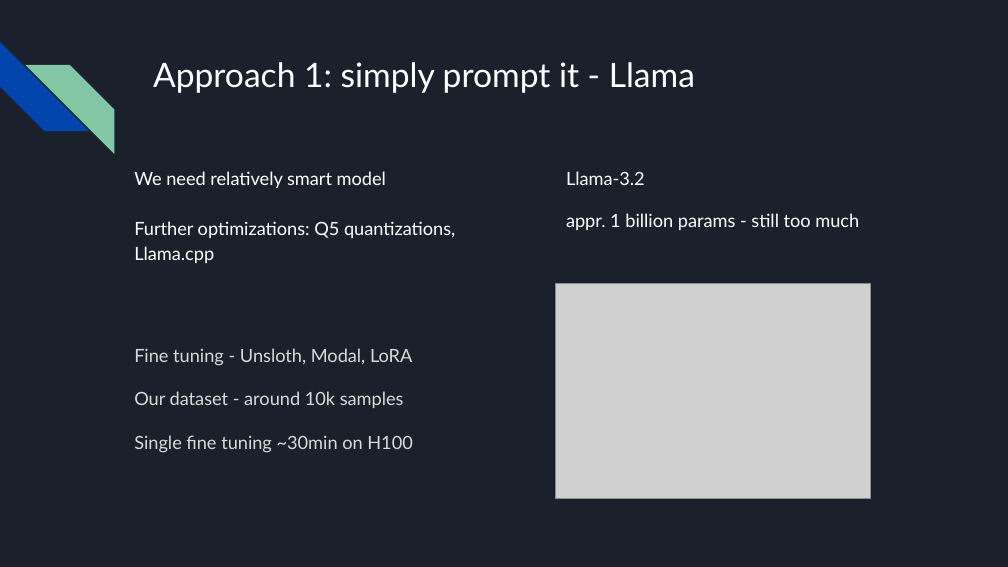
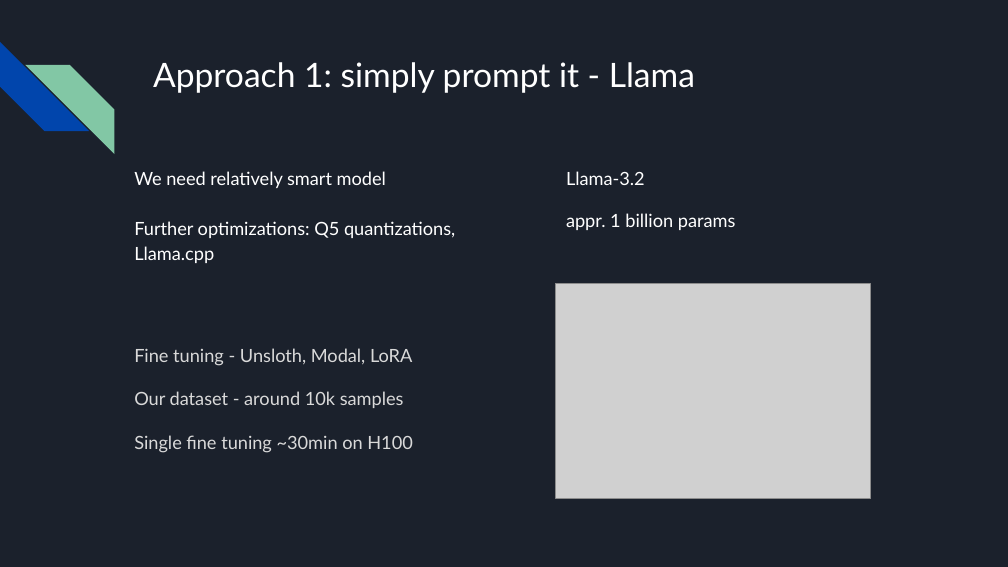
Before and after one commit to ZPP-MURMURAS/ZPP_Murmuras, a slide deck: slide 8 of docs/zpp_final_presentation.pptx. Drawn at 1008x567 pixels with LibreOffice and Linux fonts; fonts in the diff are those of the drawing; grey boxes stand for pictures. Boxes give left, top, right and bottom in pixels: in the first picture for what was removed or moved away, otherwise in the second. Text is boxed around its words. In the diff, an @@ line names an element or a change of style, - is before the commit and + after.

```diff
--- a/docs/zpp_final_presentation.pptx
+++ b/docs/zpp_final_presentation.pptx
@@ text at box(566, 213, 736, 230): text changed @@
-appr. 1 billion params - still too much
+appr. 1 billion params
```
Also in this commit, not shown: 3 other slides changed.
